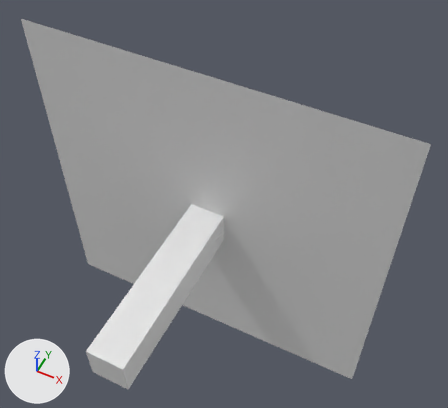
What one commit did to the glTF model assets/models.glb.
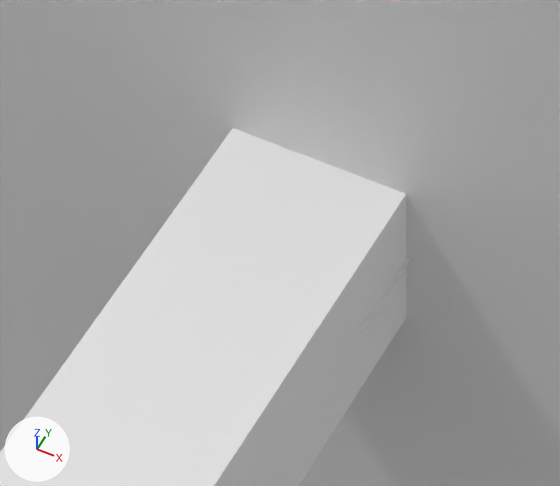
There are two pictures of each version: one whole from a 50 mm camera at (107.8, -195.6, 264.7) aimed at (4.7, 10.8, 6.8), one close up on the part from 33% to 56% of the width and 44% to 67% of the height. Every picture has the same lights, and +X, +Y and +Z are marked at lower left. Vertices at the same position are counted once.
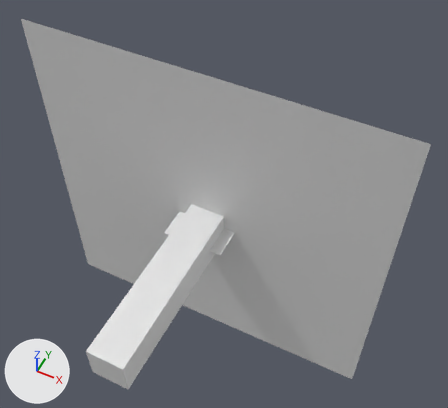
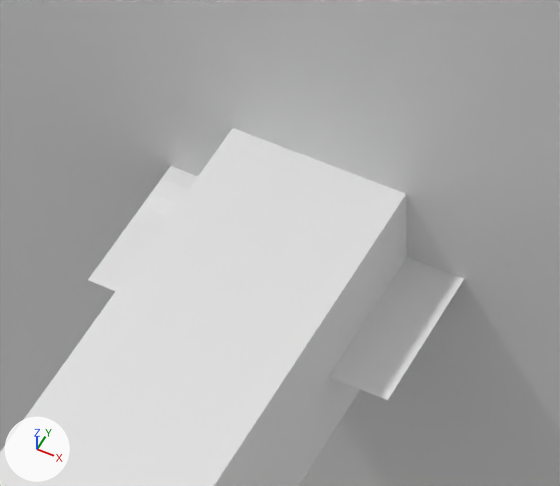
Edits to the bpy script that builds the scene:
```text
Change me_plane_001:
    used by ob_ground; location = (0.0, 0.0, 0.0)
    remove me_plane_001.from_pydata(...)  # 133 vertices, 224 faces; spans x -10.6..10.6, y -10.6..10.6, z 0.0..6.4
    add me_plane_001.from_pydata(...)  # 145 vertices, 248 faces; spans x -17.9..16.6, y -17.4..15.3, z 0.0..6.4
    me_plane_001 part 1
    6 faces are deleted
    9 vertices in x -10.6, y -8.5..8.5, z 0.0 move by (-7.3, 0.0, 0.0)
    9 vertices in x -8.5..8.5, y -10.6, z 0.0 move by (0.0, -6.8, 0.0)
    9 vertices in x 10.6, y -8.5..8.5, z 0.0 move by (6.0, 0.0, 0.0)
    9 vertices in x -8.5..8.5, y 10.6, z 2.9 move by (0.0, 4.7, 0.0)
    4 vertices in x -6.3..-4.2, y 0.0..2.1, z 0.0 move by (-0.7, 0.0, 1.8)
    4 vertices in x -6.3..-4.2, y 4.2..6.3, z 0.0 move by (0.8, 0.0, 2.0)
    8 vertices move from x -10.6..10.6, y -10.6..10.6, z 0.0 to x -17.9..16.6, y -17.4..15.3, z 0.0..0.7
    12 vertices are added at x 0.0..6.3, y -2.1..4.2, z 0.9..3.4
    30 new faces join them
```

What differs and where, as boxes [x1, y1, x2, y2] in the close-ups (560 x 486 px):
'ground', reshaped: before [360, 257, 411, 331]; after [88, 166, 464, 400]
